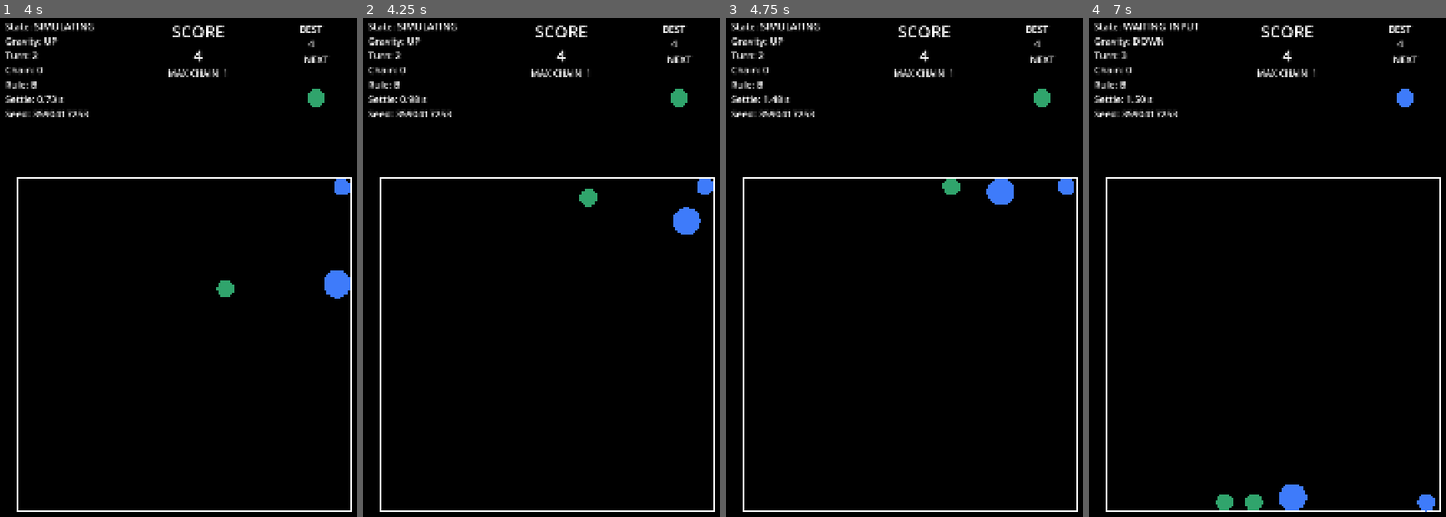
Above: before the commit, frames 1-4 (left to right).
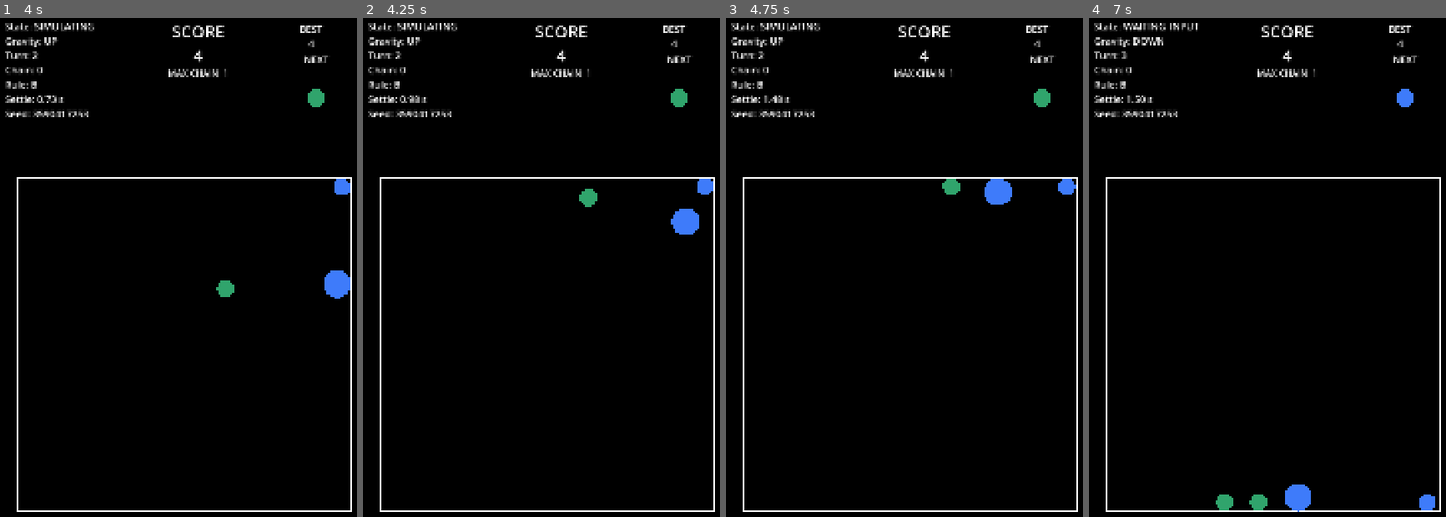
Above: after the commit, the same moments.

Repository: jeongmo-dot/gravity_orb
Game: Godot game, scene res://scenes/Main.tscn
Same seed, same stepped clock (60 frames per second), same inputs: the game is played once before the commit and once after it.
Inputs (mouse positions are in pixels of both pictures, inside the frame that each line leads up to):
- Up to frame 1 (4 s): move the mouse to (267, 312) at 0.52 s; hold Right (gravity_right) 0.53-1.25 s; click (267, 312) at 0.67 s; drag from (110, 377) to (164, 477) at 1.27 s; move the mouse to (221, 197) at 2.02 s; hold Right (gravity_right) 2.03-2.75 s; tap Enter at 2.75 s; drag from (164, 477) to (71, 242) at 2.77 s; move the mouse to (296, 442) at 3.52 s; hold Left (gravity_left) from 3.53 s (still down)
- Up to frame 2 (4.25 s): keep holding Left (gravity_left)
- Up to frame 3 (4.75 s): release Left (gravity_left) at 4.25 s; drag from (797, 242) to (854, 177) at 4.27 s
- Up to frame 4 (7 s): move the mouse to (1292, 342) at 5.02 s; hold Down (gravity_down) 5.03-5.75 s; click (1292, 342) at 5.17 s; drag from (1217, 177) to (1199, 377) at 5.77 s; move the mouse to (1356, 312) at 6.52 s; hold Up (gravity_up) from 6.53 s (still down)

Frame 1 is identical in both runs. In frame 2, less than 0.1% of the frame differs, in the area x 86-95%, y 37-44%; in frame 3, less than 0.1%; in frame 4, 0.3%, in the area x 43-97%, y 93-99%.

Commit message:
[#14 M7] 지정 질량 지수와 안전 기준 적용

Diff:
--- a/config/GameConfig.gd
+++ b/config/GameConfig.gd
@@ -11,7 +11,7 @@
 )
 @export var orb_max_level: int = 7
 @export var orb_base_mass: float = 1.0
-@export var mass_exponent: float = 2.0
+@export var mass_exponent: float = 1.0
 @export var gravity_strength: float = 2400.0
 @export var orb_friction: float = 0.3
 @export var orb_bounce: float = 0.15
--- a/config/default_config.tres
+++ b/config/default_config.tres
@@ -9,7 +9,7 @@
 level_radii = PackedFloat32Array(25, 40, 60, 85, 115, 150, 190)
 orb_max_level = 7
 orb_base_mass = 1.0
-mass_exponent = 2.0
+mass_exponent = 1.0
 gravity_strength = 2400.0
 orb_friction = 0.3
 orb_bounce = 0.15
--- a/tests/scenarios/test_board_physics.gd
+++ b/tests/scenarios/test_board_physics.gd
@@ -13,7 +13,7 @@
 const STANDARD_SEED_END_EXCLUSIVE: int = 1020
 const KNOWN_REGRESSION_SEED: int = 1047
 const WORST_CASE_SEED: int = 2000
-const MAX_ALLOWED_PENETRATION: float = 12.0
+const MAX_ALLOWED_PENETRATION: float = 10.0
 const DIVERGENCE_SPEED: float = 5000.0
 const DIVERGENCE_MARGIN: float = 100.0
 const STANDARD_ORB_COUNT: int = 5
--- a/tests/scenarios/test_spawn_flow.gd
+++ b/tests/scenarios/test_spawn_flow.gd
@@ -11,7 +11,7 @@
 const POSITION_TOLERANCE: float = 0.001
 const OVERLAP_OBSERVE_SECONDS: float = 0.5
 const OVERLAP_PENETRATION_LIMIT: float = 12.0
-const CONTINUOUS_PENETRATION_LIMIT: float = 16.0
+const CONTINUOUS_PENETRATION_LIMIT: float = 14.0
 const DIVERGENCE_SPEED: float = 5000.0
 const DIVERGENCE_MARGIN: float = 100.0
 const REPRO_DIRECTIONS: Array[Vector2i] = [
--- a/tests/scenarios/test_turn_time.gd
+++ b/tests/scenarios/test_turn_time.gd
@@ -18,7 +18,7 @@
 	Vector2i.RIGHT,
 ]
 const WAIT_TIMEOUT_SECONDS: float = 3.0
-const CONTINUOUS_PENETRATION_LIMIT: float = 16.0
+const CONTINUOUS_PENETRATION_LIMIT: float = 14.0
 const DIVERGENCE_SPEED: float = 5000.0
 const DIVERGENCE_MARGIN: float = 100.0
 const DIAGNOSTIC_HISTORY_FRAMES: int = 10
@@ -61,6 +61,8 @@
 
 func _measure_current_config() -> Dictionary:
 	var turn_times: Array[float] = []
+	var turn_end_occupancies: Array[float] = []
+	var turn_end_orb_counts: Array[int] = []
 	var direction_times: Dictionary = {
 		"DOWN": [] as Array[float],
 		"RIGHT": [] as Array[float],
@@ -117,6 +119,8 @@
 				maximum_residual_speed,
 				_maximum_linear_speed(board)
 			)
+			turn_end_occupancies.append(_board_occupancy(board))
+			turn_end_orb_counts.append(board.get_orbs().size())
 		capped_turns += manager.capped_turn_count
 		final_orb_total += board.get_orbs().size()
 		escape_guard_total += board.escape_guard_count
@@ -156,6 +160,10 @@
 		"departures": center_departures,
 		"divergences": divergence_count,
 		"final_orb_average": float(final_orb_total) / float(SEEDS.size()),
+		"turn_end_occupancy_average": _average(turn_end_occupancies),
+		"turn_end_occupancy_maximum": _percentile(turn_end_occupancies, 1.0),
+		"turn_end_orb_count_average": _average_int(turn_end_orb_counts),
+		"turn_end_orb_count_maximum": _maximum_int(turn_end_orb_counts),
 		"escape_guards": escape_guard_total,
 		"wall_recoveries": wall_recovery_total,
 		"wall_recovery_timeout_lags": wall_recovery_timeout_lags,
@@ -184,6 +192,14 @@
 	for orb: Orb in board.get_orbs():
 		maximum = maxf(maximum, orb.linear_velocity.length())
 	return maximum
+
+
+func _board_occupancy(board: Board) -> float:
+	var occupied_area: float = 0.0
+	for orb: Orb in board.get_orbs():
+		var radius: float = orb.get_radius()
+		occupied_area += PI * radius * radius
+	return occupied_area / (Config.data.board_size * Config.data.board_size)
 
 
 func _is_independent_measurement() -> bool:
@@ -442,6 +458,20 @@
 	return total / float(values.size())
 
 
+func _average_int(values: Array[int]) -> float:
+	var total: int = 0
+	for value: int in values:
+		total += value
+	return float(total) / float(values.size())
+
+
+func _maximum_int(values: Array[int]) -> int:
+	var maximum: int = 0
+	for value: int in values:
+		maximum = maxi(maximum, value)
+	return maximum
+
+
 func _percentile(values: Array[float], quantile: float) -> float:
 	var sorted_values: Array[float] = values.duplicate()
 	sorted_values.sort()
@@ -452,7 +482,7 @@
 func _print_metrics(metrics: Dictionary) -> void:
 	var direction_p50: Dictionary = metrics["direction_p50"] as Dictionary
 	print(
-		"Turn-time cap=%.3f turns=%d capped=%d capped_ratio=%.6f a …(135 unchanged characters)… s=%d divergences=%d final_orbs_avg=%.3f escape_guards=%d wall_recoveries=%d reco …(144 unchanged characters)…
+		"Turn-time cap=%.3f turns=%d capped=%d capped_ratio=%.6f a …(135 unchanged characters)… s=%d divergences=%d final_orbs_avg=%.3f turn_end_occupancy_avg=%.6f turn_end_occupancy_max=%.6f turn_end_orbs_avg=%.3f turn_end_orbs_max=%d escape_guards=%d wall_recoveries=%d reco …(144 unchanged characters)…
 			Config.data.max_settle_time,
 			int(metrics["turns"]),
 			int(metrics["capped_turns"]),
@@ -468,6 +498,10 @@
 			int(metrics["departures"]),
 			int(metrics["divergences"]),
 			float(metrics["final_orb_average"]),
+			float(metrics["turn_end_occupancy_average"]),
+			float(metrics["turn_end_occupancy_maximum"]),
+			float(metrics["turn_end_orb_count_average"]),
+			int(metrics["turn_end_orb_count_maximum"]),
 			int(metrics["escape_guards"]),
 			int(metrics["wall_recoveries"]),
 			str(metrics["wall_recovery_timeout_lags"]),
--- a/tests/test_config.gd
+++ b/tests/test_config.gd
@@ -40,7 +40,7 @@
 		)
 	assert_near(
 		CONFIG_RESOURCE.mass_exponent,
-		2.0,
+		1.0,
 		TOLERANCE,
 		"default mass exponent"
 	)
Not shown, changed: docs/jeongmo_codex_to_claude.md
